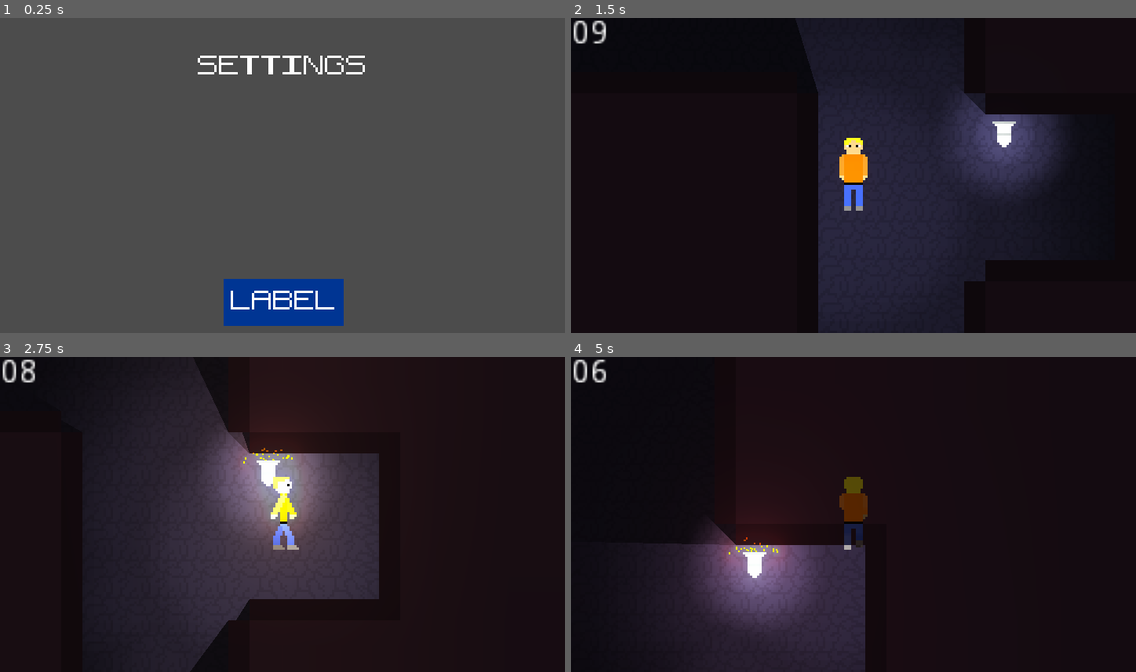
Above: before the commit, frames 1-4 (two rows, left to right).
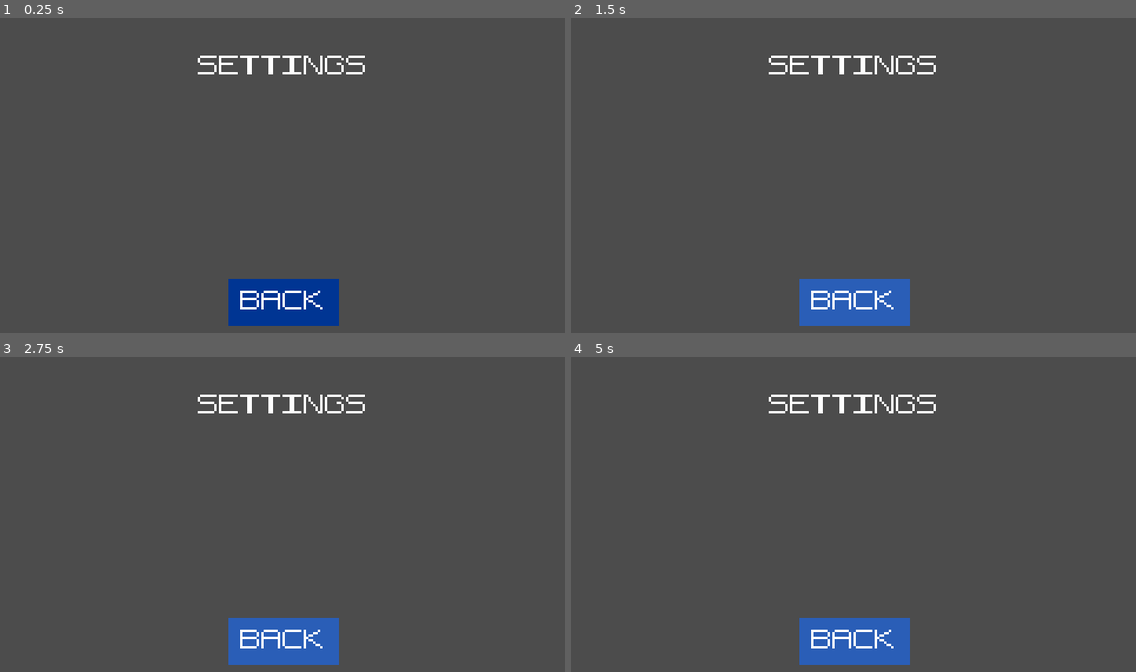
Above: after the commit, the same moments.

Repository: CMDR-Piboy314/Ludum-Dare-51
Game: Godot game, scene res://scn/UI/settingsMenu.tscn
The game is run twice, just before and just after one commit, with the same random seed, the same clock (stepped at 60 frames per second) and the same inputs. This scene is started directly instead of the project's main scene.
Inputs (mouse positions are in pixels of both pictures, inside the frame that each line leads up to):
- Up to frame 1 (0.25 s): no input
- Up to frame 2 (1.5 s): click "Label" (after the commit: "Back") at 0.5 s; click (763, 156) at 1.25 s, where only the run before the commit has a clickable "PLAY"
- Up to frame 3 (2.75 s): hold D (move_right) from 2.03 s (still down)
- Up to frame 4 (5 s): release D (move_right) at 2.78 s; hold S (move_down) 2.78-3.53 s; hold D (move_right) 3.53-4.28 s; hold W (move_up) from 4.28 s (still down)

The runs differ from the first frame. In frame 1, 0.7% of the frame differs, in the area x 39-61%, y 82-98%; in frame 2, 99%, in the area x 0-100%, y 0-100%; in frame 3, 94%; in frame 4, 98%.

Commit message:
Fixed back button

Diff:
--- a/scn/UI/settingsMenu.tscn
+++ b/scn/UI/settingsMenu.tscn
@@ -1,8 +1,8 @@
 [gd_scene load_steps=6 format=2]
 
-[ext_resource path="res://scn/UI/Buttons/buttonTemplate/MenuButton.tscn" type="PackedScene" id=1]
 [ext_resource path="res://src/ui/BackBtn.gd" type="Script" id=2]
 [ext_resource path="res://theme01.tres" type="Theme" id=3]
+[ext_resource path="res://scn/UI/Buttons/BackBtn.tscn" type="PackedScene" id=4]
 [ext_resource path="res://res/fnt/ludum/ludum.ttf" type="DynamicFontData" id=5]
 
 [sub_resource type="DynamicFont" id=1]
@@ -17,14 +17,14 @@
 anchor_right = 1.0
 anchor_bottom = 1.0
 
-[node name="BackBtn" parent="." instance=ExtResource( 1 )]
+[node name="BackBtn" parent="." instance=ExtResource( 4 )]
 anchor_left = 0.5
 anchor_top = 1.0
 anchor_right = 0.5
 anchor_bottom = 1.0
-margin_left = -25.0
+margin_left = -23.5
 margin_top = -23.0
-margin_right = 26.0
+margin_right = 23.5
 margin_bottom = -3.0
 theme = ExtResource( 3 )
 script = ExtResource( 2 )
@@ -75,4 +75,4 @@
 size_flags_vertical = 3
 alignment = 1
 
-[connection signal="pressed" from="BackBtn" to="BackBtn" method="_on_BackBtn_pressed"]
+[connection signal="pressed" from="BackBtn" to="BackBtn" method="_on_BackBtn2_pressed"]
--- a/src/ui/BackBtn.gd
+++ b/src/ui/BackBtn.gd
@@ -2,3 +2,7 @@
 
 func _on_BackBtn_pressed():
 	var _trash = get_tree().change_scene("res://scn/UI/mainMenu.tscn")
+
+
+func _on_BackBtn2_pressed():
+	pass # Replace with function body.
